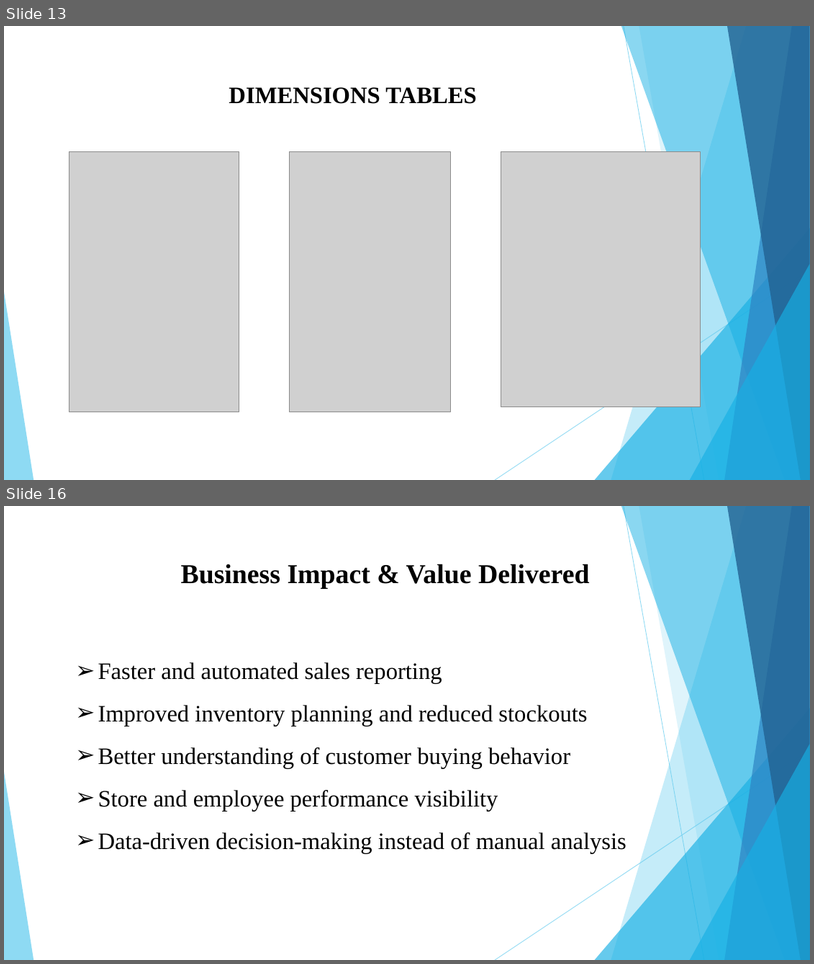
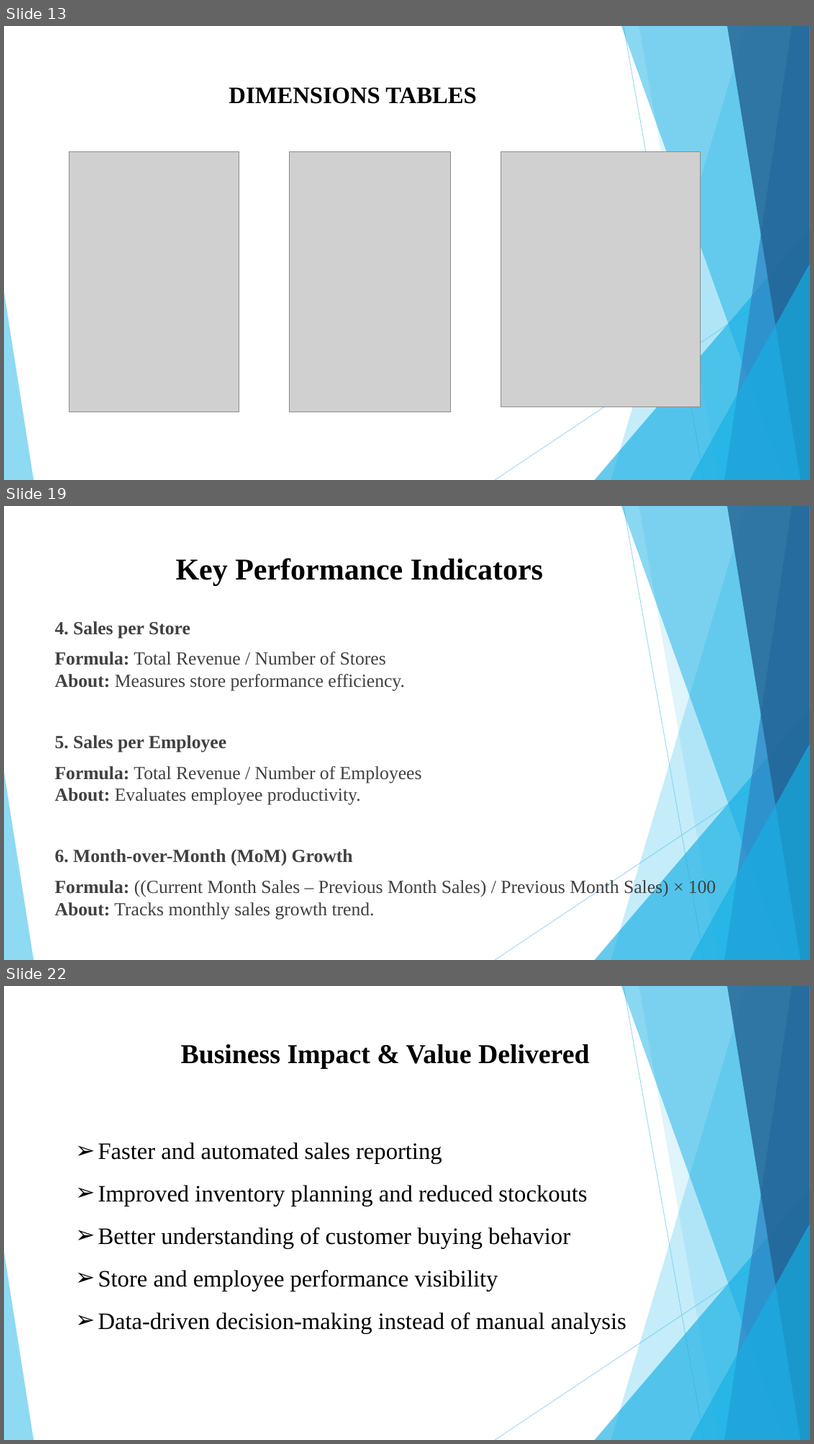
Before and after one commit to HemalaR/Smart-Analytics-For-Fashion-Sales, a slide deck: Smart Retail Analytics for Fashion Sales (1).pptx. Shown one above the other, each under a label of ours: slides 13 and 16 before the commit, slides 13, 19 and 22 after it; the slides between them are not shown. The pictures are 814x964 and 814x1444 pixels, drawn with LibreOffice and Linux fonts; fonts in the diff are those of the drawing; grey boxes stand for pictures. Boxes give left, top, right and bottom in pixels: in the first picture for what was removed or moved away, otherwise in the second. Text is boxed around its words. In the diff, an @@ line names an element or a change of style, - is before the commit and + after.

```diff
--- a/Smart Retail Analytics for Fashion Sales (1).pptx
+++ b/Smart Retail Analytics for Fashion Sales (1).pptx
@@ slide 19 added at [4, 506, 810, 960], background #FFFFFF; not listed: 10 template elements that a slide beside it also shows @@
@@ title added at [176, 558, 543, 585], 36 pt, text #000000, bold @@
+Key Performance Indicators
@@ text added at [55, 621, 716, 916], 22 pt, text #404040 @@
+4. Sales per Store
+Formula: Total Revenue / Number of Stores
+About: Measures store performance efficiency.
+5. Sales per Employee
+Formula: Total Revenue / Number of Employees
+About: Evaluates employee productivity.
+6. Month-over-Month (MoM) Growth
+Formula: ((Current Month Sales – Previous Month Sales) / Previous Month Sales) × 100
+About: Tracks monthly sales growth trend.
@@ what was slide 16 is now slide 22 @@
```
Also in this commit, not shown: 7 slides changed, 19 other slides added, 3 slides removed, 21 other files.
